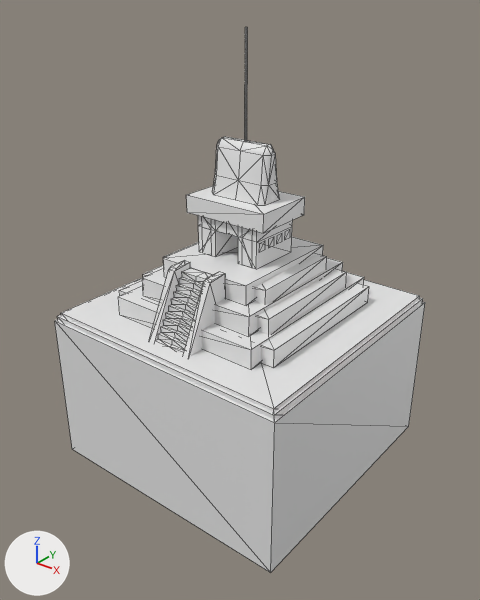
A saved change to the COLLADA model art/meshes/structural/mexicas/temple.dae.
The view is the same before and after, from a camera (50 mm lens) standing at (43.0, -54.7, 34.2) and looking at (0.7, -1.8, 1.4). Arrows for +X, +Y and +Z are at lower left; the lights stay in place. Mesh edges are drawn as thin lines.

In view in the first picture: 'Temple'.
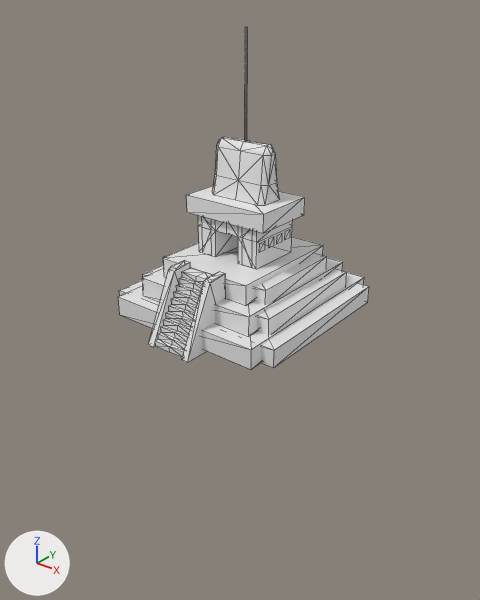
Where the change shows, as pixel boxes (x1, y1, x2, y2) in the pictures (480 x 600 px):
'Temple', reshaped (32% narrower, 37% shorter): before (55, 27, 425, 573); after (118, 27, 369, 369)
part 1 of me_mexica_temple, deleted: before (61, 277, 420, 412)
part 2 of me_mexica_temple, deleted: before (55, 302, 425, 573)
part 3 of me_mexica_temple, deleted: before (57, 298, 423, 420)

What changed in the scene script:
```text
Change me_mexica_temple:
    where me_mexica_temple.from_pydata(...)  # 320 vertices, 388 faces; spans x -15.5..15.5, y -15.4..15.4, z -19.1..29.8
    used by ob_temple; location = (0.0, 0.0, 0.0)
    me_mexica_temple part 1: the loose piece of 8 vertices spanning x -14.9..14.9, y -14.8..14.8, z -17.5..0.0 is deleted
    me_mexica_temple part 2: the loose piece of 8 vertices spanning x -15.5..15.5, y -15.4..15.4, z -19.1..-1.0 is deleted
    me_mexica_temple part 3: the loose piece of 8 vertices spanning x -15.2..15.2, y -15.1..15.1, z -18.2..-0.4 is deleted
```
